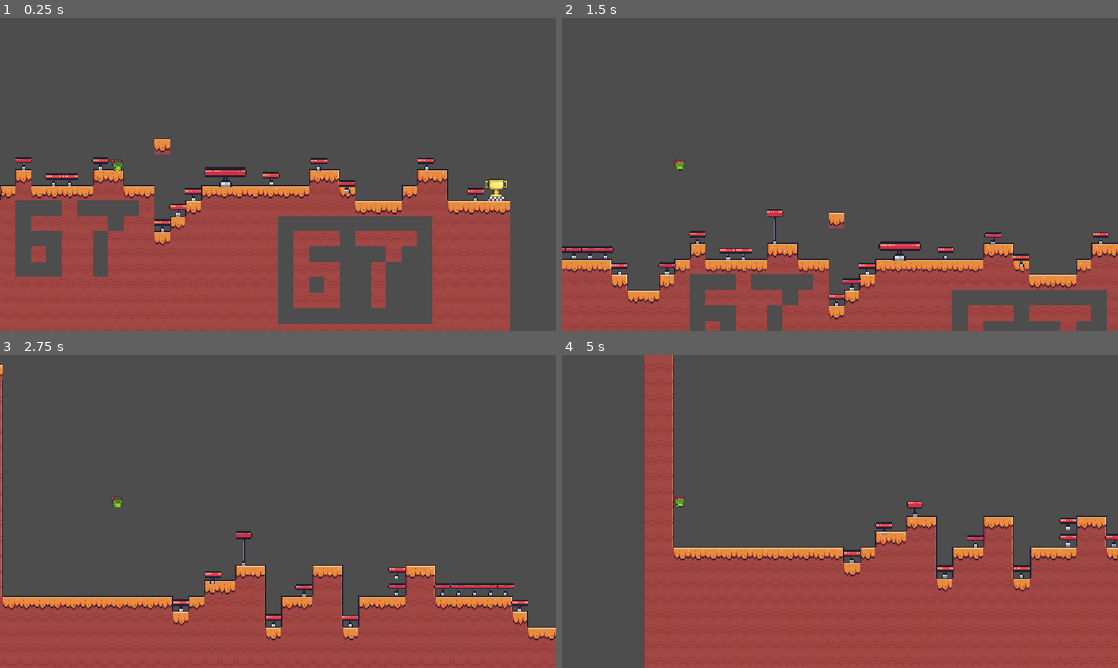
Above: before the commit, frames 1-4 (two rows, left to right).
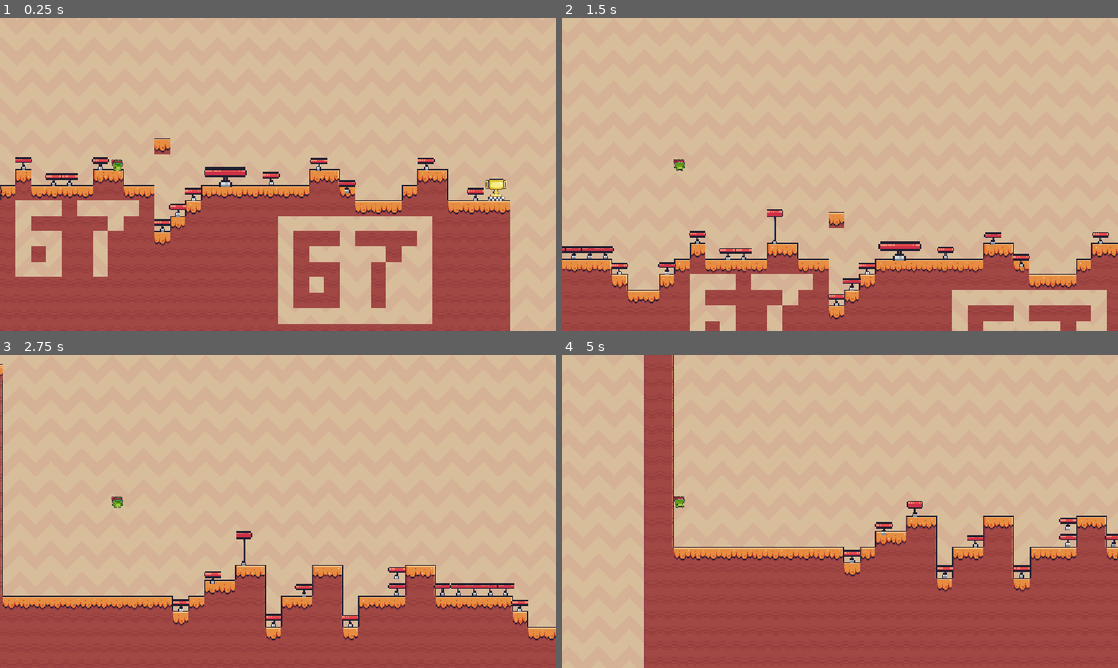
Above: after the commit, the same moments.

Repository: felizhsu0503/platformer-thingy
Game: Godot game, scene res://67.tscn
The game is run twice, just before and just after one commit, with the same random seed, the same clock (stepped at 60 frames per second) and the same inputs. This scene is started directly instead of the project's main scene.
Inputs:
- Up to frame 1 (0.25 s): no input
- Up to frame 2 (1.5 s): tap Enter at 0.5 s; hold D (right) from 0.53 s (still down); tap W (up) at 0.77 s
- Up to frame 3 (2.75 s): tap W (up) at 1.52 s; release D (right) at 2.03 s; hold A (left) from 2.03 s (still down)
- Up to frame 4 (5 s): release A (left) at 2.78 s; hold D (right) 2.78-4.28 s; tap W (up) at 3.02, 3.77, 4.52 s; hold A (left) from 4.28 s (still down)

The runs differ from the first frame. In frame 1, 66% of the frame differs, in the area x 0-100%, y 0-100%; in frame 2, 81%; in frame 3, 75%; in frame 4, 62%.

Commit message:
666666777777777

Diff:
--- a/67.tscn
+++ b/67.tscn
@@ -1,6 +1,8 @@
 [gd_scene format=4 uid="uid://rpqo384tih86"]
 
 [ext_resource type="Texture2D" uid="uid://b00eevqsmmb5k" path="res://srcs/assets/Free/Terrain/Terrain (16x16).png" id="1_7ya6o"]
+[ext_resource type="Texture2D" uid="uid://8tuic7wxv1gt" path="res://srcs/assets/Free/Background/Green.png" id="1_ap14m"]
+[ext_resource type="Script" uid="uid://di50realh6vj8" path="res://srcs/assets/texture_rect.gd" id="1_rrkwd"]
 [ext_resource type="PackedScene" uid="uid://dl1sgrnaudxi4" path="res://srcs/Goal.tscn" id="2_4u53l"]
 [ext_resource type="PackedScene" uid="uid://tiducg3l3u5g" path="res://1.tscn" id="3_rrkwd"]
 [ext_resource type="PackedScene" uid="uid://dkkpegau104vc" path="res://srcs/assets/player.tscn" id="4_4u53l"]
@@ -441,6 +443,17 @@
 
 [node name="Node2D" type="Node2D" unique_id=1657207924]
 
+[node name="Parallax2D" type="Parallax2D" parent="." unique_id=1085320405]
+
+[node name="TextureRect" type="TextureRect" parent="Parallax2D" unique_id=355304243]
+offset_left = -1011.0
+offset_top = -1059.0
+offset_right = 2450.0
+offset_bottom = 485.0
+texture = ExtResource("1_ap14m")
+stretch_mode = 1
+script = ExtResource("1_rrkwd")
+
 [node name="TileMapLayer2" type="TileMapLayer" parent="." unique_id=58726250]
 texture_filter = 1
 position = Vector2(138, -142)
